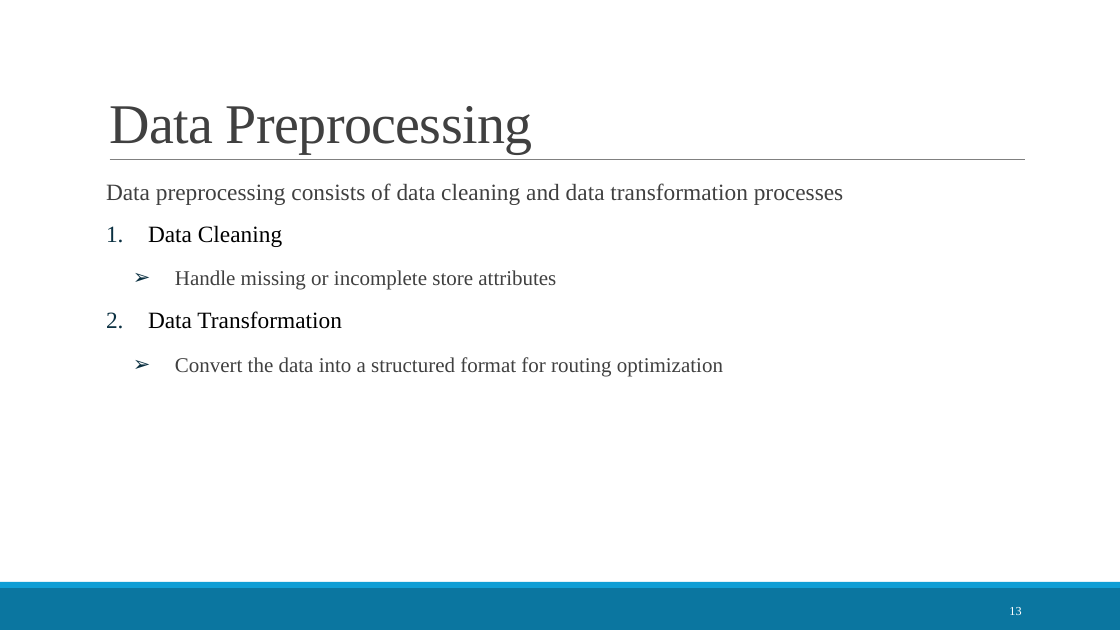
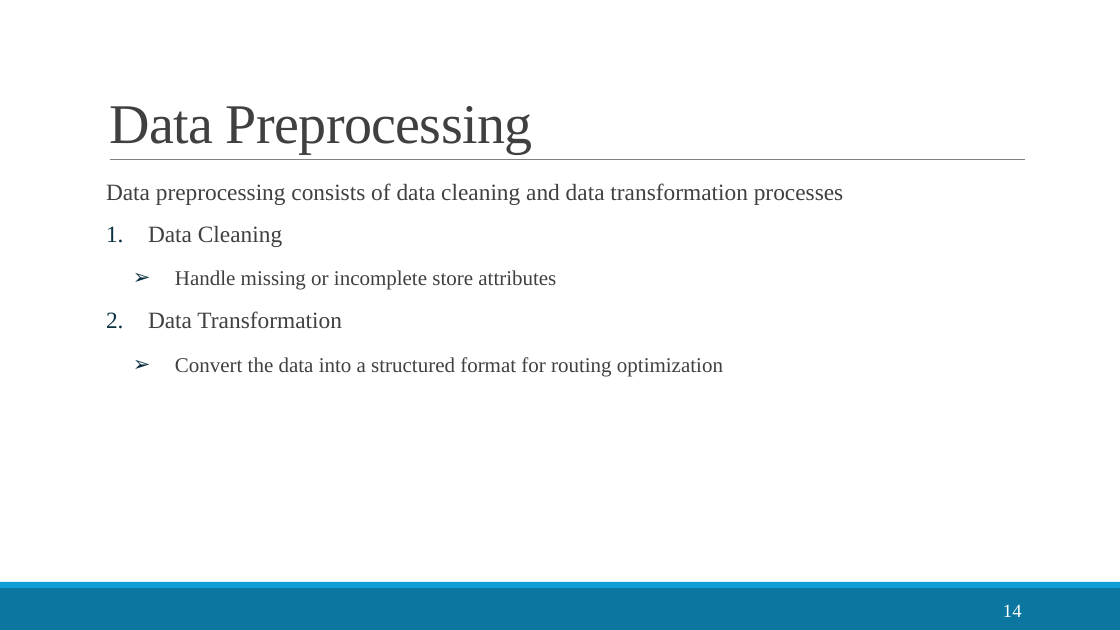
Before and after one commit to LloydGain/114_NTUT_Thesis, a slide deck: slide 14 of docs/thesis/114_楊宏傑_口試簡報.pptx (slide 13 before the commit). Drawn at 1120x630 pixels with LibreOffice and Linux fonts; fonts in the diff are those of the drawing. Boxes give left, top, right and bottom in pixels: in the first picture for what was removed or moved away, otherwise in the second. Text is boxed around its words. In the diff, an @@ line names an element or a change of style, - is before the commit and + after.

```diff
--- a/docs/thesis/114_楊宏傑_口試簡報.pptx
+++ b/docs/thesis/114_楊宏傑_口試簡報.pptx
@@ text at (148,226,342,328): text colour #000000 to #404040 in "Data Cleaning", "Data Transformation" @@
@@ page number at (1003,605,1022,617): text changed; size 10.5 to 16 pt @@
-13
+14
```
Also in this commit, not shown: 8 other slides changed, 5 slides added.
